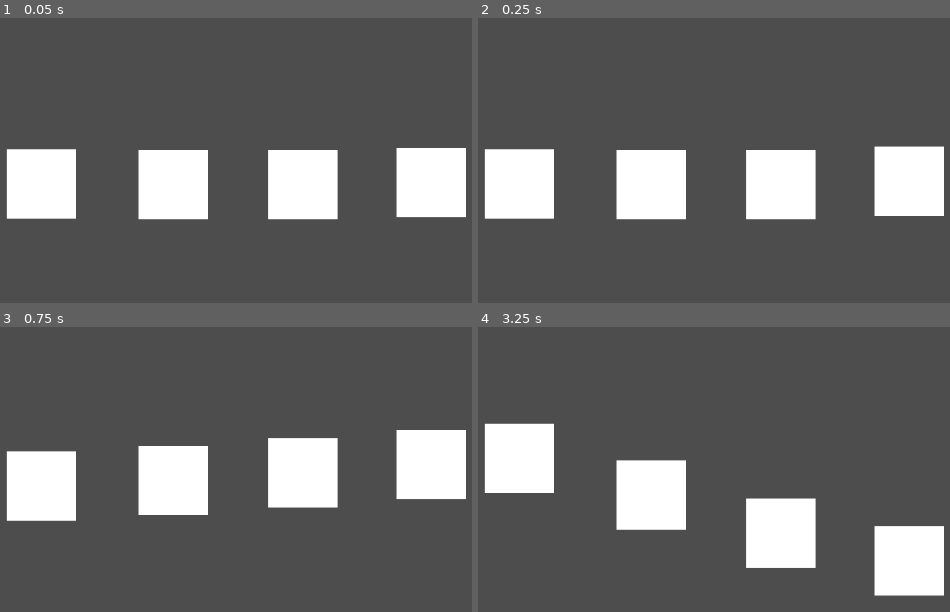
Above: before the commit, frames 1-4 (two rows, left to right).
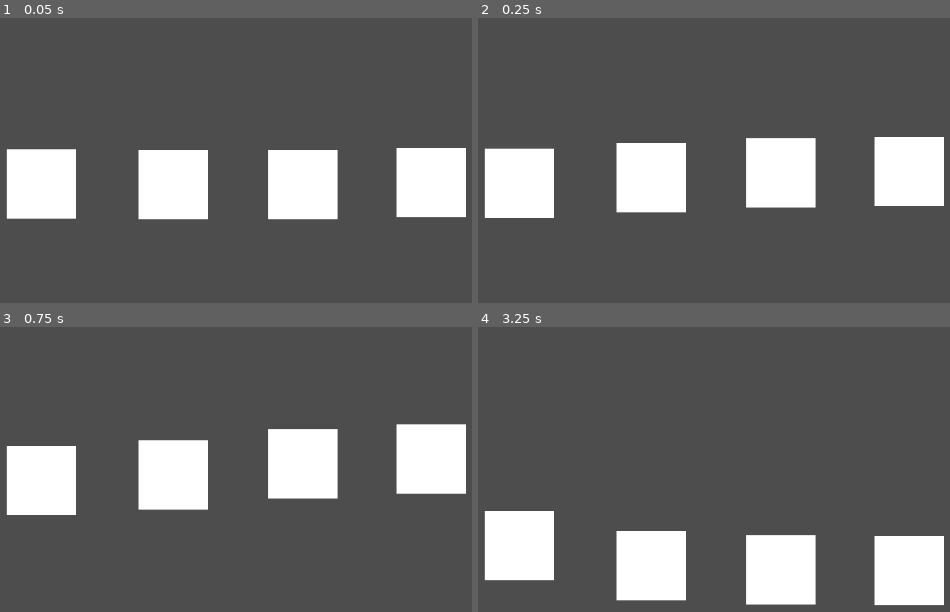
Above: after the commit, the same moments.

Repository: lohchness/santa-claus
Game: Godot game, scene res://characters/santa.tscn
Two runs of this game, one before a commit and one after it. Both use one fixed random seed, a clock stepped at 60 frames per second and the inputs below. The project has no main scene, so this scene is started directly.
Inputs (mouse positions are in pixels of both pictures, inside the frame that each line leads up to):
- Up to frame 1 (0.05 s): no input
- Up to frame 2 (0.25 s): no input
- Up to frame 3 (0.75 s): move the mouse to (outside the picture) at 0.52 s
- Up to frame 4 (3.25 s): move the mouse to (619, 503) at 1.27 s; move the mouse to (860, 381) at 2.02 s; move the mouse to (737, 569) at 2.77 s

Frame 1 is identical in both runs. In frame 2, 3.3% of the frame differs, in the area x 1-99%, y 41-71%; in frame 3, 2.9%; in frame 4, 19%, in the area x 1-99%, y 33-98%.

Commit message:
feat: store history for each reindeer, decrease delay. much smoother movement

Diff:
--- a/characters/reindeer.gd
+++ b/characters/reindeer.gd
@@ -1 +1,6 @@
 extends CollisionShape2D
+
+var position_history: Array[float] = []
+
+func _physics_process(delta: float) -> void:
+	position_history.append(global_position.y)
--- a/characters/santa.gd
+++ b/characters/santa.gd
@@ -4,7 +4,7 @@
 
 # VERY BAD IDEA!
 var mouse_points: Array[float] = []
-var delay_ms: float = .25
+var delay_ms: float = .08
 const FRAMES: int = 60
 
 func _ready() -> void:
@@ -12,18 +12,22 @@
 
 func _physics_process(delta: float) -> void:
 	var mouseY = get_global_mouse_position().y
-	add_mouse_y(mouseY)
+	mouse_points.append(mouseY)
 
-	if len(mouse_points) < 15:
+	if len(mouse_points) < int(FRAMES*delay_ms):
 		return
 
-	var delayed_position = pop_mouse_y()
+	var delayed_position = mouse_points.pop_front()
 
-	#for i in reindeer_array:
-		#i.position.y = delayed_position
-	reindeer_array[0].position.y = lerp(reindeer_array[0].position.y, mouseY, .1)
+	reindeer_array[0].position.y = lerp(reindeer_array[0].position.y, delayed_position, .3)
 	for i in range(1, len(reindeer_array)):
-		reindeer_array[i].position.y = lerp(reindeer_array[i].position.y, reindeer_array[i-1].position.y, .1)
+		#reindeer_array[i].position.y = reindeer_array[i-1].position_history.pop_front()
+		reindeer_array[i].position.y = lerp(reindeer_array[i].position.y, reindeer_array[i-1].position_history.pop_front(), .3)
+
+
+	#reindeer_array[0].position.y = lerp(reindeer_array[0].position.y, mouseY, .2)
+	#for i in range(1, len(reindeer_array)):
+		#reindeer_array[i].position.y = lerp(reindeer_array[i].position.y, reindeer_array[i-1].position.y, .4)
 
 func add_mouse_y(p: float):
 	mouse_points.append(p)
